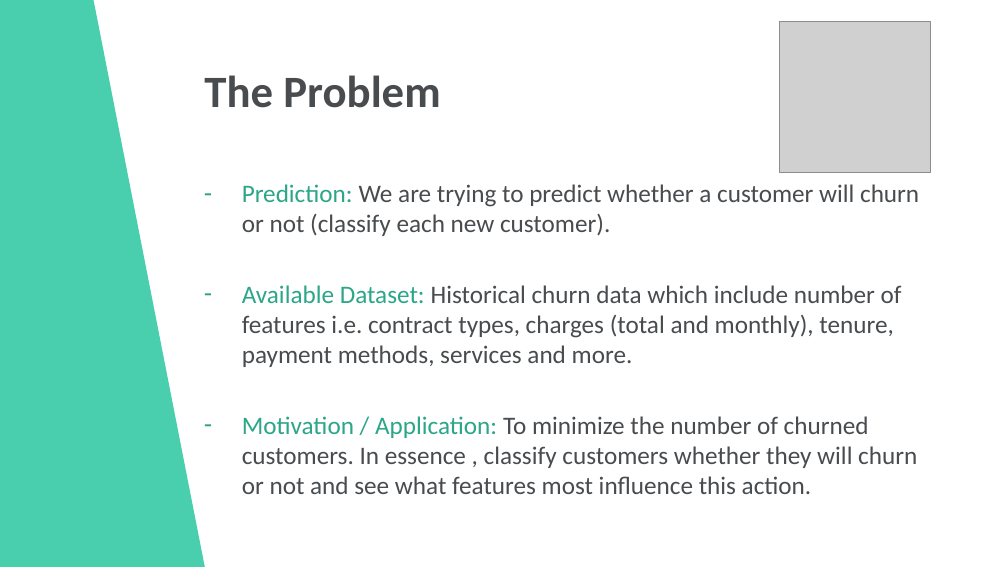
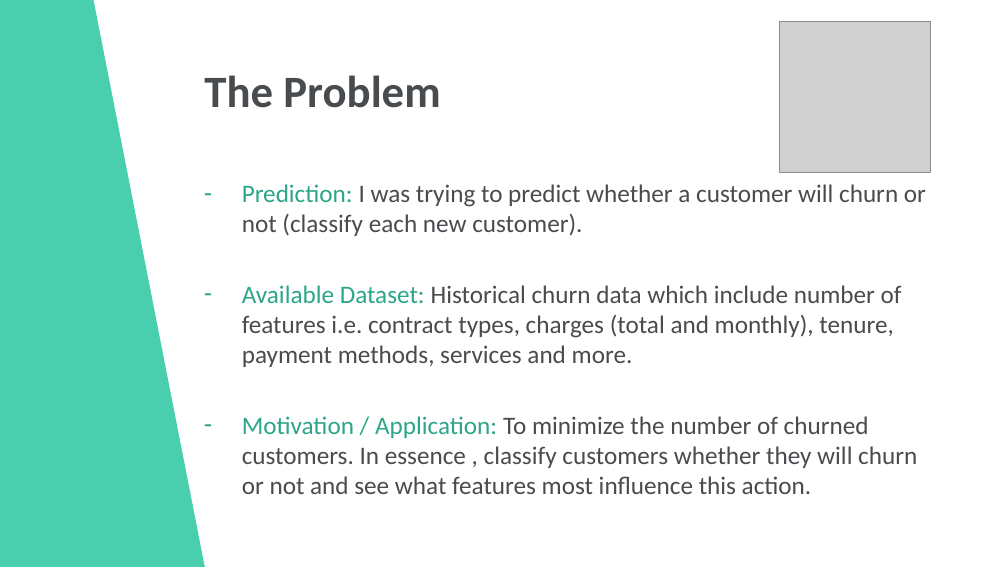
Before and after one commit to Gavizoor/Churn-Prediction, a slide deck: slide 2 of Churn Prediction.pptx. Drawn at 1008x567 pixels with LibreOffice and Linux fonts; fonts in the diff are those of the drawing; grey boxes stand for pictures; background and template pictures are left out. Boxes give left, top, right and bottom in pixels: in the first picture for what was removed or moved away, otherwise in the second. Text is boxed around its words. In the diff, an @@ line names an element or a change of style, - is before the commit and + after.

Commit message:
Changes

```diff
--- a/Churn Prediction.pptx
+++ b/Churn Prediction.pptx
@@ text at (242, 184, 926, 236): text changed @@
-– Prediction: We are trying to predict whether a customer will churn or not (classify each new customer).
+– Prediction: I was trying to predict whether a customer will churn or not (classify each new customer).
```
